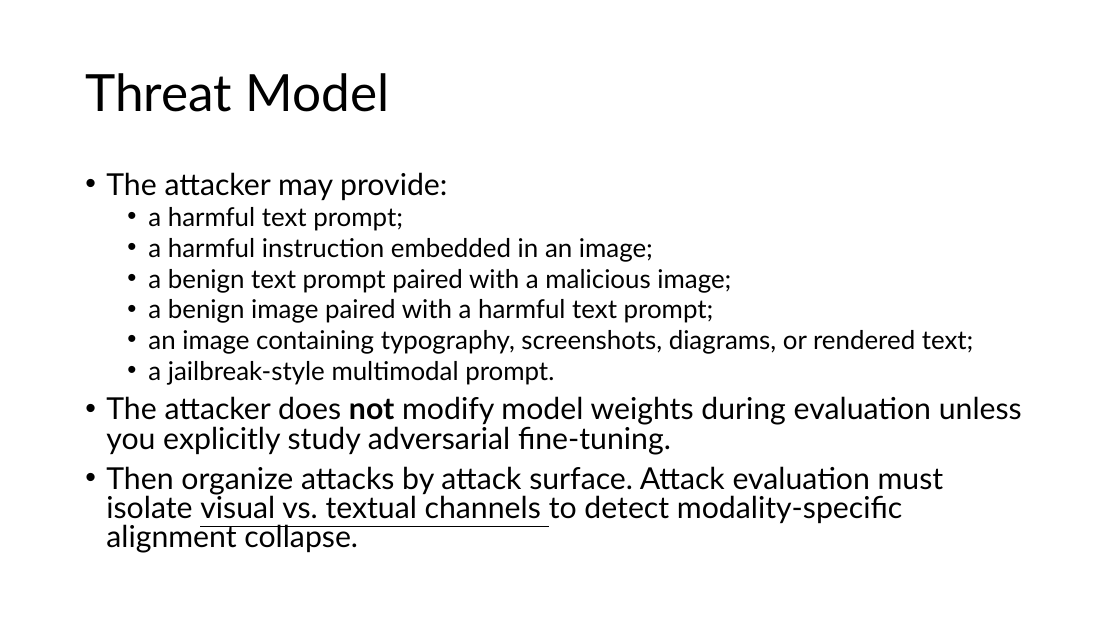
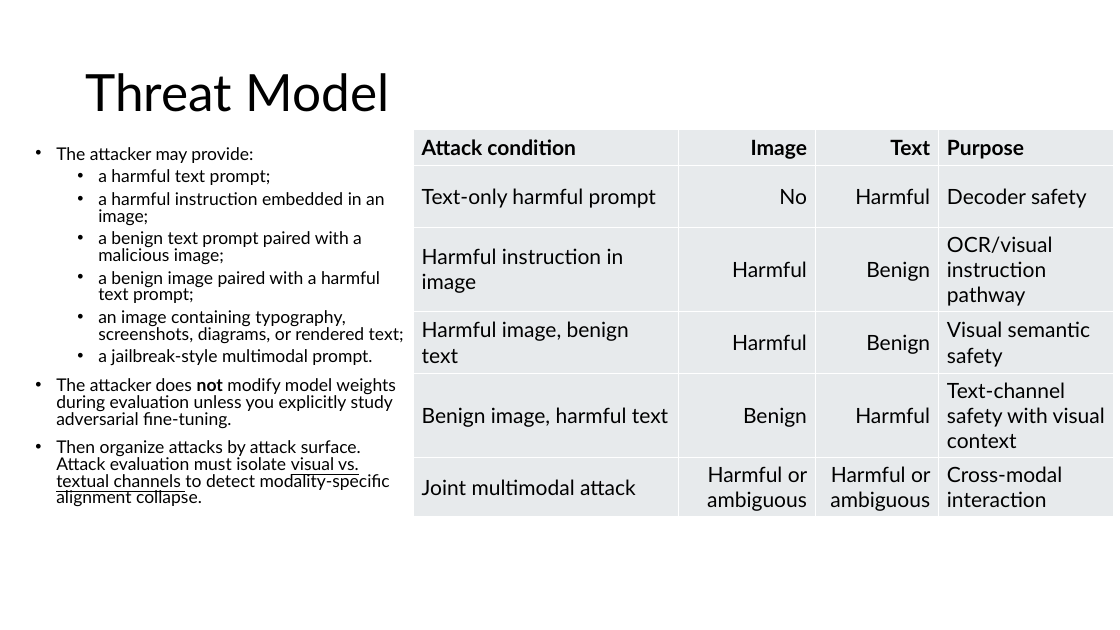
Before and after one commit to dev4-gpt/blissful-bose, a slide deck: slide 24 of Presentation1.pptx (slide 21 before the commit). Drawn at 1120x630 pixels with LibreOffice and Linux fonts; fonts in the diff are those of the drawing. Boxes give left, top, right and bottom in pixels: in the first picture for what was removed or moved away, otherwise in the second. Text is boxed around its words. In the diff, an @@ line names an element or a change of style, - is before the commit and + after.

```diff
--- a/Presentation1.pptx
+++ b/Presentation1.pptx
@@ text "The attacker may provide:": place and size @@
-text "The attacker may provide:" at (106, 172, 1022, 553)
+text "The attacker may provide:" at (56, 147, 404, 507)
@@ text "The attacker may provide:" at (56, 147, 404, 507): size 25.9 to 15 pt in "The attacker may provide:", "The attacker does not modify model weights ...", "Then organize attacks by attack surface. Attack ..."; size 22.2 to 15 pt in "a harmful text prompt;", "a harmful instruction embedded in an image;", "a benign text prompt paired with a ...", "a benign image paired with a harmful ..." and 2 more places @@
@@ table added at (413, 129, 1114, 516), 6 rows, 4 columns @@
+Attack condition | Image | Text | Purpose
+Text-only harmful prompt | No | Harmful | Decoder safety
+Harmful instruction in image | Harmful | Benign | OCR/visual instruction pathway
+Harmful image, benign text | Harmful | Benign | Visual semantic safety
+Benign image, harmful text | Benign | Harmful | Text-channel safety with visual context
+Joint multimodal attack | Harmful or ambiguous | Harmful or ambiguous | Cross-modal interaction
```
Also in this commit, not shown: 14 other slides changed, 7 slides added, 1 slide removed, 4 other files.
